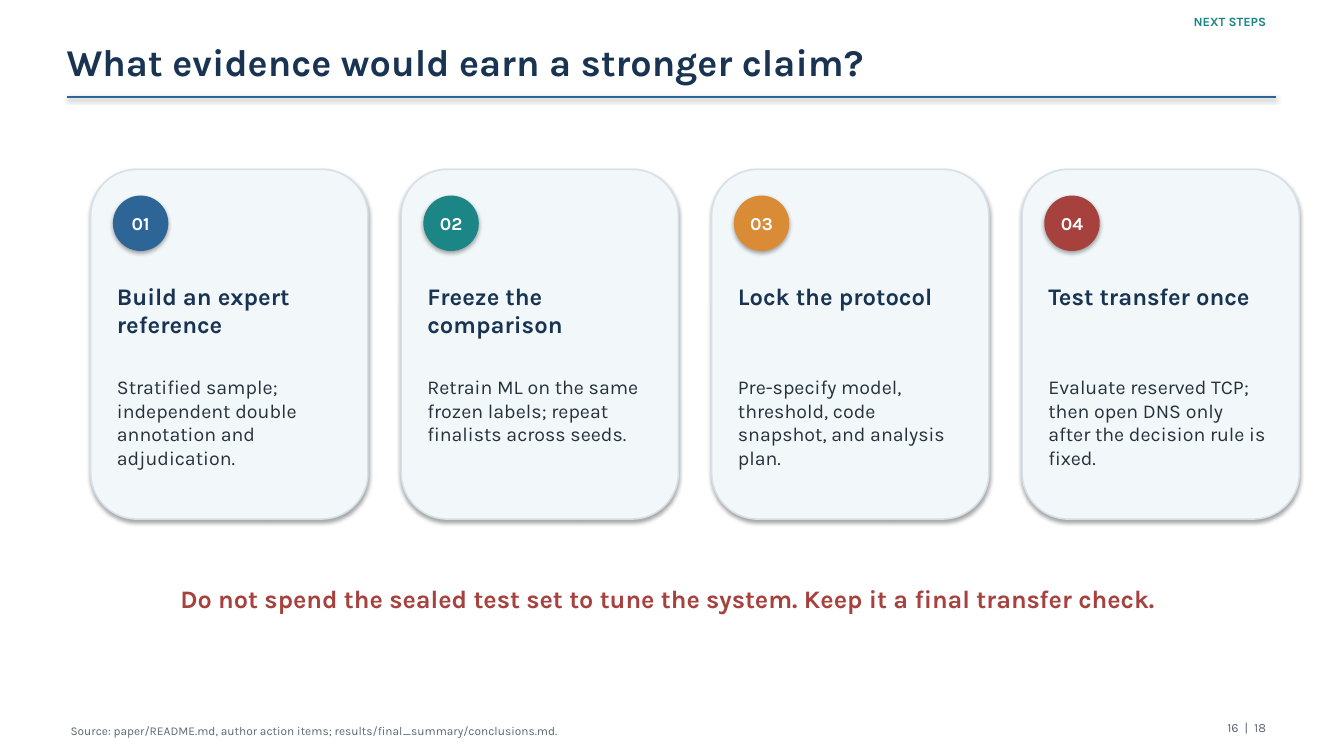
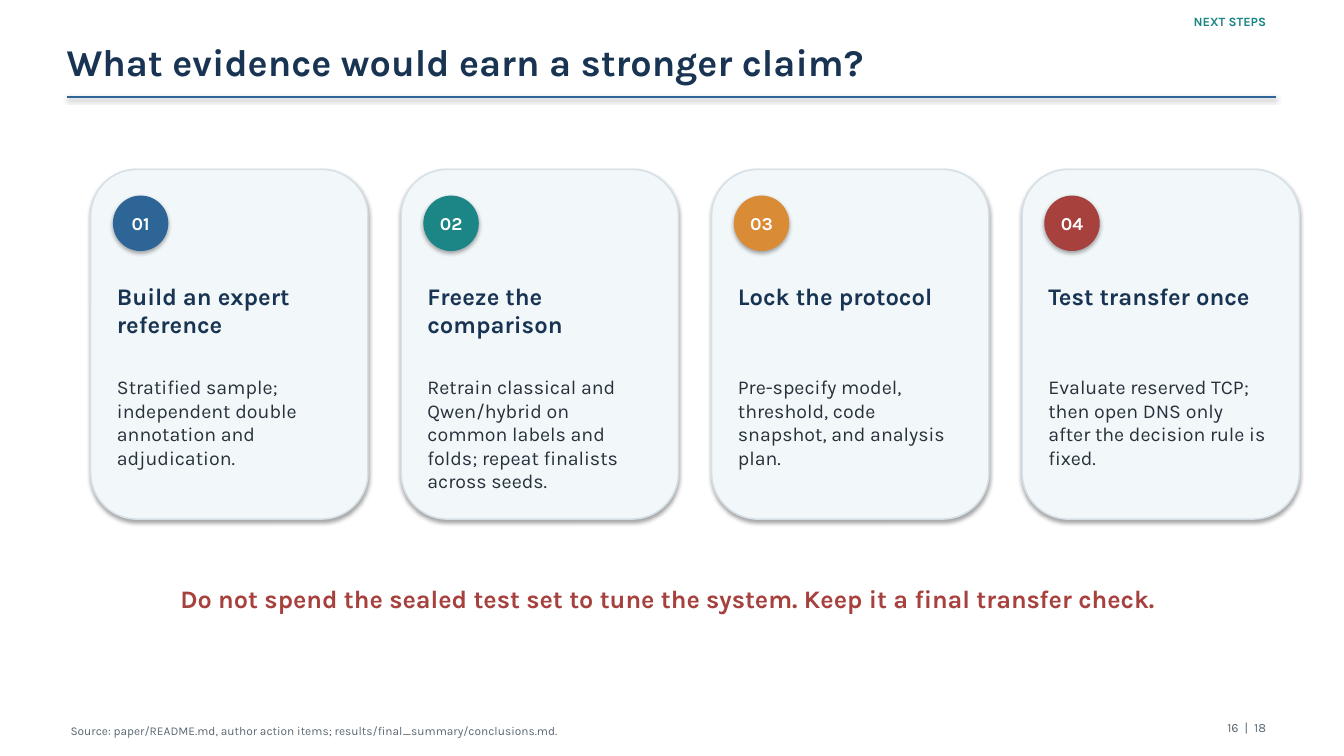
Before and after one commit to osama-elkhuriby/ietf-ambiguity-detection, a slide deck: slide 16 of paper/presentation/ietf_ambiguity_detection_presentation.pptx. Drawn at 1344x756 pixels with LibreOffice and Linux fonts; fonts in the diff are those of the drawing. Boxes give left, top, right and bottom in pixels: in the first picture for what was removed or moved away, otherwise in the second. Text is boxed around its words. In the diff, an @@ line names an element or a change of style, - is before the commit and + after.

```diff
--- a/paper/presentation/ietf_ambiguity_detection_presentation.pptx
+++ b/paper/presentation/ietf_ambiguity_detection_presentation.pptx
@@ text at box(427, 380, 618, 489): text changed @@
-Retrain ML on the same frozen labels; repeat finalists across seeds.
+Retrain classical and Qwen/hybrid on common labels and folds; repeat finalists across seeds.
```
Also in this commit, not shown: 2 other slides changed, 1 slide added, 1 slide removed, 13 other files.
